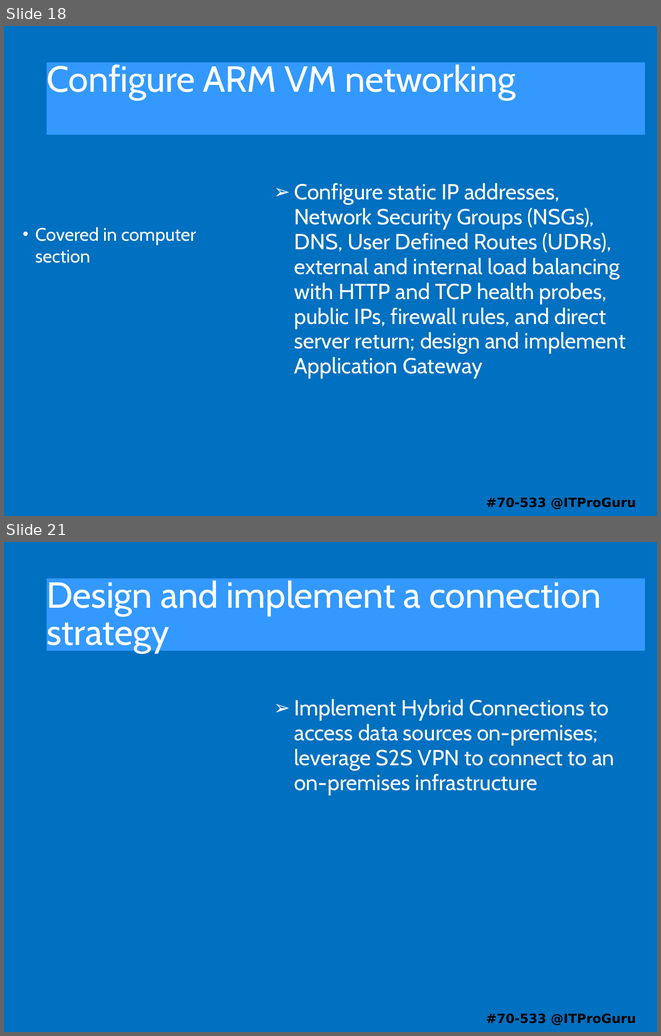
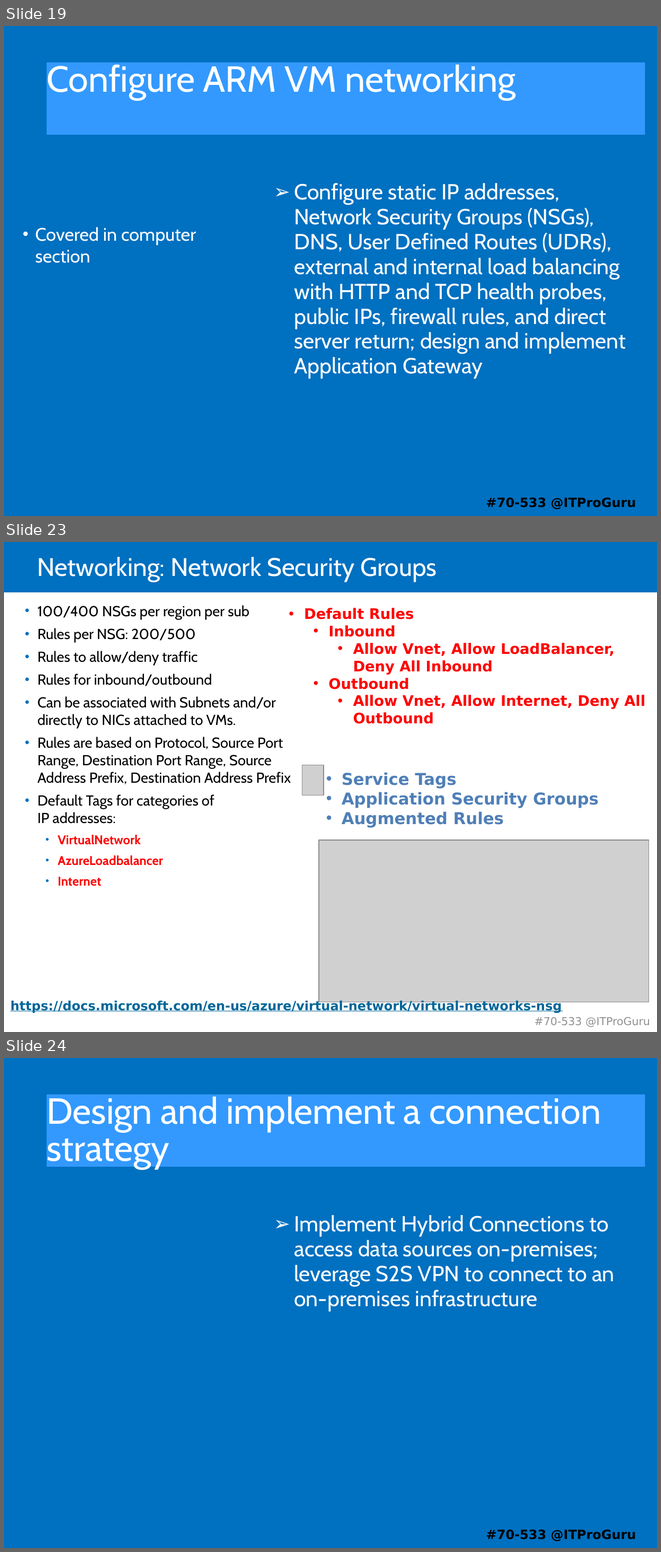
Before and after one commit to guruskill/70-533, a slide deck: 70-533-04-Network.pptx. Shown one above the other, each under a label of ours: slides 18 and 21 before the commit, slides 19, 23 and 24 after it; the slides between them are not shown. The pictures are 661x1036 and 661x1552 pixels, drawn with LibreOffice and Linux fonts; fonts in the diff are those of the drawing; grey boxes stand for pictures. Boxes give left, top, right and bottom in pixels: in the first picture for what was removed or moved away, otherwise in the second. Text is boxed around its words. In the diff, an @@ line names an element or a change of style, - is before the commit and + after.

Commit message:
Networking changes

```diff
--- a/70-533-04-Network.pptx
+++ b/70-533-04-Network.pptx
@@ slide 23 added at (4,542,657,1032), background #FFFFFF @@
@@ rectangle added at (4,542,657,592), fill #0070C0 @@
@@ title added at (37,557,436,582), 28 pt, text #FFFFFF @@
+Networking: Network Security Groups
@@ text added at (37,605,291,886), 16 pt, text #000000 @@
+• 100/400 NSGs per region per sub
+• Rules per NSG: 200/500
+• Rules to allow/deny traffic
+• Rules for inbound/outbound
+• Can be associated with Subnets and/or directly to NICs attached to VMs.
+• Rules are based on Protocol, Source Port Range, Destination Port Range, Source Address Prefix, Destination Address Prefix
+• Default Tags for categories of
+  IP addresses:
+  • VirtualNetwork
+  • AzureLoadbalancer
+  • Internet
@@ text added at (304,608,645,724), 16 pt, text #FF0000, bold @@
+• Default Rules
+  • Inbound
+    • Allow Vnet, Allow LoadBalancer, Deny All Inbound
+  • Outbound
+    • Allow Vnet, Allow Internet, Deny All Outbound
@@ picture added at (302,765,324,795) @@
@@ text added at (342,772,599,828), 18 pt, text #4F7FB7, bold @@
+• Service Tags
+• Application Security Groups
+• Augmented Rules
@@ picture added at (319,840,648,1002) @@
@@ text added at (10,999,562,1013), 14 pt, text #006699, bold, underline @@
+https://docs.microsoft.com/en-us/azure/virtual-network/virtual-networks-nsg
@@ text added at (535,1017,650,1027), 12 pt, text #909090 @@
+#70-533 @ITProGuru
@@ what was slide 18 is now slide 19 @@
@@ what was slide 21 is now slide 24 @@
```
Also in this commit, not shown: 4 slides changed, 6 other slides added, 7 slides removed.
